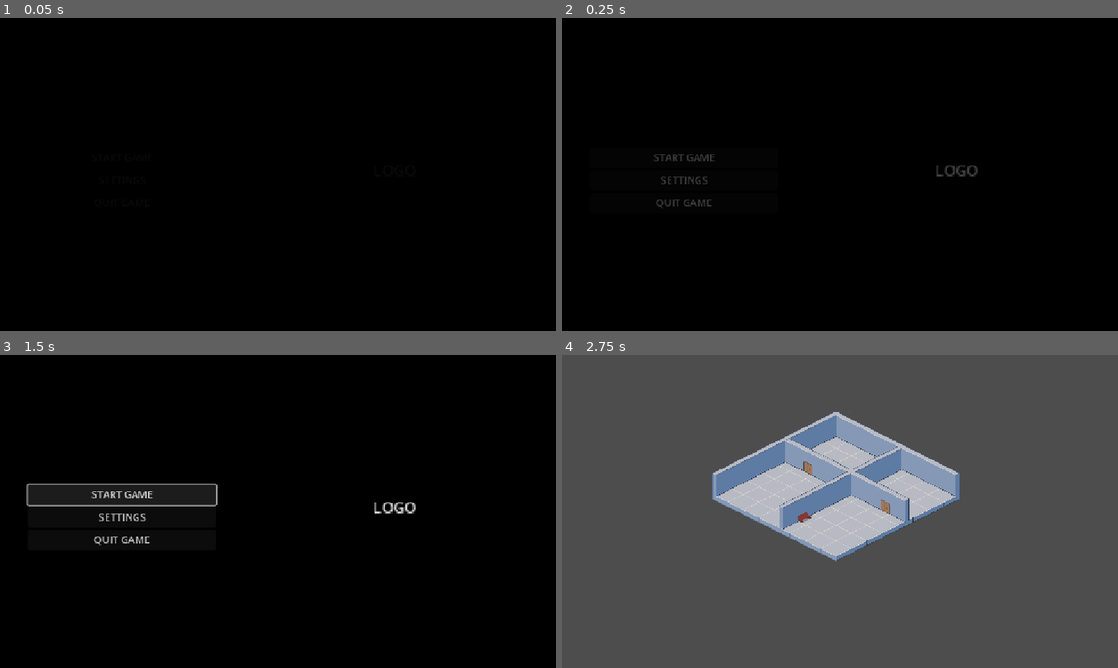
Above: before the commit, frames 1-4 (two rows, left to right).
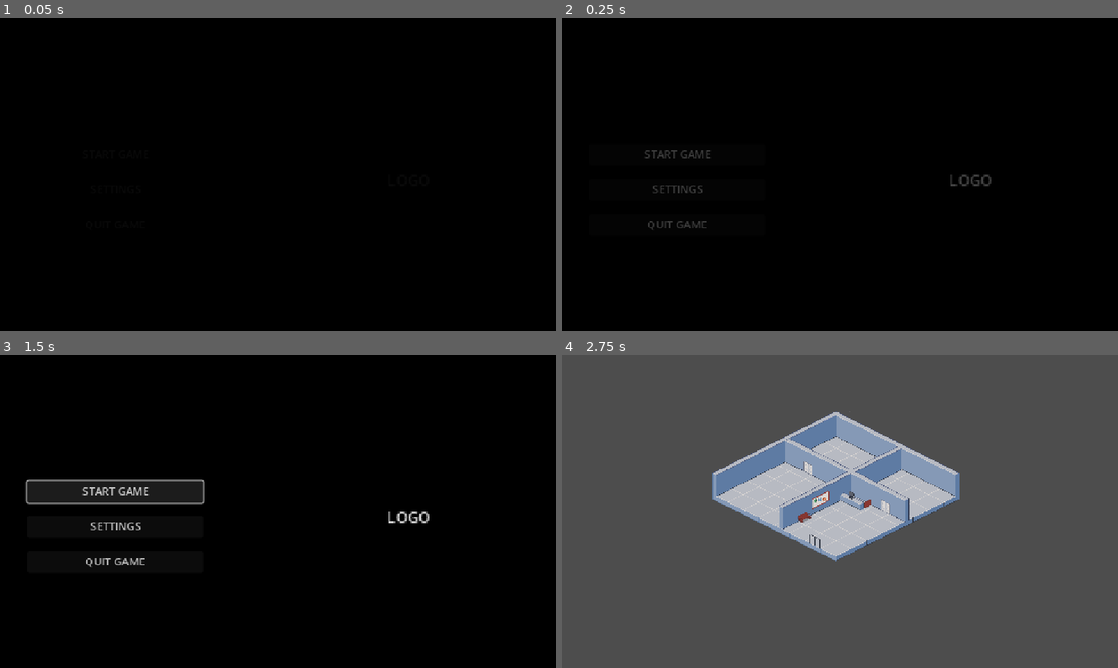
Above: after the commit, the same moments.

Repository: g3evorz/Thera-Cup-Manage-Your-Clinic
Game: Godot game, scene res://scene/home_screen.tscn
The game is run twice, just before and just after one commit, with the same random seed, the same clock (stepped at 60 frames per second) and the same inputs.
Inputs:
- Up to frame 1 (0.05 s): no input
- Up to frame 2 (0.25 s): no input
- Up to frame 3 (1.5 s): click "SETTINGS" at 0.5 s; click "START GAME" at 1.25 s
- Up to frame 4 (2.75 s): click "START GAME" at 2 s

The runs differ from the first frame. In frame 2, 0.8% of the frame differs, in the area x 15-78%, y 42-68%; in frame 3, 2.3%, in the area x 4-78%, y 39-68%; in frame 4, 0.4%.
Error in both runs: Cannot call method 'change_scene_to_file' on a null value. (res://scripts/home_screen.gd:13)

Commit message:
perbaikan dikit

Diff:
--- a/scene/clinic.tscn
+++ b/scene/clinic.tscn
@@ -10,7 +10,11 @@
 [ext_resource type="Texture2D" uid="uid://b12a6qcta5tlh" path="res://Texture/Chair_left.png" id="5_b1va5"]
 [ext_resource type="Texture2D" uid="uid://u1etossvldjt" path="res://Texture/Wall_corner.png" id="5_hgldb"]
 [ext_resource type="Texture2D" uid="uid://8h5fpl4t0ar0" path="res://Texture/Wall_left_border.png" id="5_pin8a"]
+[ext_resource type="Texture2D" uid="uid://ptw1kauc3mty" path="res://Texture/wall_magazine.png" id="7_7fxwm"]
 [ext_resource type="Texture2D" uid="uid://dwm06t8i6wts" path="res://Texture/Wall_right_corner.png" id="8_48us0"]
+[ext_resource type="Texture2D" uid="uid://dye1c7vnaynxq" path="res://Texture/banner.png" id="8_0155a"]
+[ext_resource type="Texture2D" uid="uid://cmkkwjp1ofox0" path="res://Texture/Floor_door.png" id="9_0155a"]
+[ext_resource type="Texture2D" uid="uid://dmsrakorbeoib" path="res://Texture/dashboard.png" id="10_sp6e0"]
 
 [sub_resource type="TileSetAtlasSource" id="TileSetAtlasSource_vf3xj"]
 texture = ExtResource("2_vf3xj")
@@ -44,6 +48,35 @@
 0:0/size_in_atlas = Vector2i(1, 2)
 0:0/0 = 0
 0:0/0/texture_origin = Vector2i(0, 24)
+
+[sub_resource type="TileSetAtlasSource" id="TileSetAtlasSource_2feik"]
+texture = ExtResource("7_7fxwm")
+texture_region_size = Vector2i(64, 32)
+0:0/size_in_atlas = Vector2i(1, 2)
+0:0/0 = 0
+0:0/0/texture_origin = Vector2i(0, -15)
+
+[sub_resource type="TileSetAtlasSource" id="TileSetAtlasSource_3r8i4"]
+texture = ExtResource("8_0155a")
+texture_region_size = Vector2i(64, 32)
+0:0/size_in_atlas = Vector2i(1, 2)
+0:0/0 = 0
+0:0/0/texture_origin = Vector2i(0, -15)
+
+[sub_resource type="TileSetAtlasSource" id="TileSetAtlasSource_07jhk"]
+texture = ExtResource("9_0155a")
+texture_region_size = Vector2i(64, 32)
+0:0/size_in_atlas = Vector2i(1, 2)
+0:0/0 = 0
+0:0/0/texture_origin = Vector2i(0, 6)
+
+[sub_resource type="TileSetAtlasSource" id="TileSetAtlasSource_u021v"]
+texture = ExtResource("10_sp6e0")
+texture_region_size = Vector2i(64, 32)
+0:0/size_in_atlas = Vector2i(1, 2)
+0:0/0 = 0
+0:0/0/texture_origin = Vector2i(-9, 0)
+0:0/0/y_sort_origin = -10
 
 [sub_resource type="TileSetAtlasSource" id="TileSetAtlasSource_sp6e0"]
 texture = ExtResource("4_hgldb")
@@ -117,6 +150,10 @@
 sources/10 = SubResource("TileSetAtlasSource_dl8bk")
 sources/12 = SubResource("TileSetAtlasSource_fxxox")
 sources/11 = SubResource("TileSetAtlasSource_wnowi")
+sources/13 = SubResource("TileSetAtlasSource_2feik")
+sources/14 = SubResource("TileSetAtlasSource_3r8i4")
+sources/15 = SubResource("TileSetAtlasSource_07jhk")
+sources/16 = SubResource("TileSetAtlasSource_u021v")
 
 [node name="Clinic" type="Node2D"]
 
@@ -129,7 +166,7 @@
 position = Vector2(-137, -20)
 tile_set = SubResource("TileSet_duryh")
 format = 2
-layer_0/tile_data = PackedInt32Array(-131070, 7, 0, -196607, …(171 unchanged characters)… 35, 7, 0, -65533, 7, 0, 3, 7, 0, 65539, 7, 0, 65538, 7, 0, 65537, 7, 0, 65536, 7, …(612 unchanged characters)…
+layer_0/tile_data = PackedInt32Array(-131070, 7, 0, -196607, …(171 unchanged characters)… 35, 7, 0, -65533, 7, 0, 3, 7, 0, 65539, 15, 0, 65538, 7, 0, 65537, 7, 0, 65536, 7, …(612 unchanged characters)…
 layer_1/name = "Layer1"
 layer_1/y_sort_origin = 1
 layer_1/z_index = 1
@@ -138,3 +175,7 @@
 layer_2/y_sort_origin = 1
 layer_2/z_index = 1
 layer_2/tile_data = PackedInt32Array(-458752, 6, 0, -393216, 0, 0, -327680, 0, 0, -262143, 1, 0, -262142, 10, 0, -262141, 9, 0, 65537, 12, 0, -196608, 0, 0, -131072, 0, 0, -65536, 0, 0, -262144, 2, 0, -196609, 1, 0, -196610, 1, 0, -196611, 10, 0, -196612, 1, 0, 1, 11, 1)
+layer_3/name = "Layer3"
+layer_3/y_sort_origin = 1
+layer_3/z_index = 1
+layer_3/tile_data = PackedInt32Array(-131072, 13, 0, -196607, 16, 0)
--- a/scene/home_screen.tscn
+++ b/scene/home_screen.tscn
@@ -7,7 +7,7 @@
 tracks/0/type = "value"
 tracks/0/imported = false
 tracks/0/enabled = true
-tracks/0/path = NodePath("ColorRect:modulate")
+tracks/0/path = NodePath("MarginContainer/ColorRect:modulate")
 tracks/0/interp = 1
 tracks/0/loop_wrap = true
 tracks/0/keys = {
@@ -22,7 +22,7 @@
 tracks/0/type = "value"
 tracks/0/imported = false
 tracks/0/enabled = true
-tracks/0/path = NodePath("ColorRect:modulate")
+tracks/0/path = NodePath("MarginContainer/ColorRect:modulate")
 tracks/0/interp = 1
 tracks/0/loop_wrap = true
 tracks/0/keys = {
@@ -37,7 +37,7 @@
 tracks/0/type = "value"
 tracks/0/imported = false
 tracks/0/enabled = true
-tracks/0/path = NodePath("ColorRect:modulate")
+tracks/0/path = NodePath("MarginContainer/ColorRect:modulate")
 tracks/0/interp = 1
 tracks/0/loop_wrap = true
 tracks/0/keys = {
@@ -57,115 +57,137 @@
 [node name="ColorRect" type="Control"]
 custom_minimum_size = Vector2(900, 600)
 layout_mode = 3
-anchors_preset = 0
-offset_right = 1928.0
-offset_bottom = 720.0
+anchors_preset = 15
+anchor_right = 1.0
+anchor_bottom = 1.0
+grow_horizontal = 2
+grow_vertical = 2
 script = ExtResource("1_uh1ad")
 
 [node name="hitam" type="ColorRect" parent="."]
-layout_mode = 0
-offset_right = 1166.0
-offset_bottom = 662.0
+layout_mode = 1
+anchors_preset = 15
+anchor_right = 1.0
+anchor_bottom = 1.0
+grow_horizontal = 2
+grow_vertical = 2
 color = Color(0, 0, 0, 1)
 
-[node name="ColorRect" type="ColorRect" parent="."]
+[node name="AnimationPlayer" type="AnimationPlayer" parent="."]
+libraries = {
+&"": SubResource("AnimationLibrary_u6xp0")
+}
+
+[node name="MarginContainer" type="MarginContainer" parent="."]
+layout_mode = 1
+anchors_preset = 15
+anchor_right = 1.0
+anchor_bottom = 1.0
+grow_horizontal = 2
+grow_vertical = 2
+metadata/_edit_use_anchors_ = true
+
+[node name="ColorRect" type="ColorRect" parent="MarginContainer"]
 modulate = Color(1, 1, 1, 0)
-layout_mode = 0
-offset_right = 1162.0
-offset_bottom = 660.0
+layout_mode = 2
 color = Color(0, 0, 0, 1)
 
-[node name="VBoxContainer" type="VBoxContainer" parent="ColorRect"]
+[node name="MarginContainer" type="MarginContainer" parent="MarginContainer/ColorRect"]
+layout_mode = 1
+anchors_preset = 4
+anchor_top = 0.5
+anchor_bottom = 0.5
+offset_top = -120.0
+offset_right = 300.0
+offset_bottom = 120.0
+grow_vertical = 2
+scale = Vector2(1.4, 1.4)
+theme_override_constants/margin_left = 40
+theme_override_constants/margin_top = 40
+
+[node name="VBoxContainer" type="VBoxContainer" parent="MarginContainer/ColorRect/MarginContainer"]
 custom_minimum_size = Vector2(200, 200)
-layout_mode = 1
-anchors_preset = -1
-anchor_left = 0.0488851
-anchor_top = 0.412308
-anchor_right = 0.0488851
-anchor_bottom = 0.412308
-offset_left = 0.195541
-offset_top = -4.12308
-offset_right = 300.196
-offset_bottom = 195.877
-scale = Vector2(1.3, 1.3)
+layout_mode = 2
+theme_override_constants/separation = 20
 
-[node name="Start" type="Button" parent="ColorRect/VBoxContainer"]
+[node name="Start" type="Button" parent="MarginContainer/ColorRect/MarginContainer/VBoxContainer"]
 layout_mode = 2
 text = "START GAME"
 
-[node name="Settings" type="Button" parent="ColorRect/VBoxContainer"]
+[node name="Settings" type="Button" parent="MarginContainer/ColorRect/MarginContainer/VBoxContainer"]
 layout_mode = 2
 text = "SETTINGS"
 
-[node name="Quit" type="Button" parent="ColorRect/VBoxContainer"]
+[node name="Quit" type="Button" parent="MarginContainer/ColorRect/MarginContainer/VBoxContainer"]
 layout_mode = 2
 text = "QUIT GAME"
 
-[node name="Label" type="Label" parent="ColorRect"]
+[node name="Label" type="Label" parent="MarginContainer/ColorRect"]
 layout_mode = 1
 anchors_preset = 6
 anchor_left = 1.0
 anchor_top = 0.5
 anchor_right = 1.0
 anchor_bottom = 0.5
-offset_left = -391.0
-offset_top = -76.0
-offset_right = -314.0
-offset_bottom = -13.0
+offset_left = -352.0
+offset_top = -11.5
+offset_right = -306.0
+offset_bottom = 11.5
 grow_horizontal = 0
 grow_vertical = 2
 scale = Vector2(2, 2)
 text = "LOGO"
 vertical_alignment = 1
 
-[node name="popup" type="Control" parent="ColorRect"]
+[node name="popup" type="Control" parent="MarginContainer/ColorRect"]
 layout_mode = 1
-anchor_left = 0.390706
-anchor_top = 0.363636
-anchor_right = 0.390706
-anchor_bottom = 0.363636
-offset_right = 40.0
-offset_bottom = 40.0
+anchors_preset = 8
+anchor_left = 0.5
+anchor_top = 0.5
+anchor_right = 0.5
+anchor_bottom = 0.5
+offset_left = -126.0
+offset_top = -74.0
+offset_right = -126.0
+offset_bottom = -74.0
+grow_horizontal = 2
+grow_vertical = 2
 metadata/_edit_use_anchors_ = true
 
-[node name="ColorRect" type="ColorRect" parent="ColorRect/popup"]
+[node name="ColorRect" type="ColorRect" parent="MarginContainer/ColorRect/popup"]
 layout_mode = 1
 offset_right = 256.0
 offset_bottom = 130.0
 color = Color(0.46164, 0.513616, 0.77232, 1)
 
-[node name="Warning" type="VBoxContainer" parent="ColorRect/popup"]
+[node name="Warning" type="VBoxContainer" parent="MarginContainer/ColorRect/popup"]
 layout_mode = 1
+offset_top = 20.0
 offset_right = 200.0
-offset_bottom = 100.0
+offset_bottom = 120.0
 scale = Vector2(1.3, 1.3)
 
-[node name="Label" type="Label" parent="ColorRect/popup/Warning"]
+[node name="Label" type="Label" parent="MarginContainer/ColorRect/popup/Warning"]
 layout_mode = 2
 text = "Iyakah?"
 horizontal_alignment = 1
 
-[node name="Choiches" type="HBoxContainer" parent="ColorRect/popup/Warning"]
+[node name="Choiches" type="HBoxContainer" parent="MarginContainer/ColorRect/popup/Warning"]
 layout_mode = 2
 size_flags_horizontal = 4
 
-[node name="Yes" type="Button" parent="ColorRect/popup/Warning/Choiches"]
+[node name="Yes" type="Button" parent="MarginContainer/ColorRect/popup/Warning/Choiches"]
 layout_mode = 2
 text = "Iyah
 "
 
-[node name="No" type="Button" parent="ColorRect/popup/Warning/Choiches"]
+[node name="No" type="Button" parent="MarginContainer/ColorRect/popup/Warning/Choiches"]
 layout_mode = 2
 text = "Enggak"
 
-[node name="AnimationPlayer" type="AnimationPlayer" parent="."]
-libraries = {
-&"": SubResource("AnimationLibrary_u6xp0")
-}
-
-[connection signal="pressed" from="ColorRect/VBoxContainer/Start" to="." method="_on_start_pressed"]
-[connection signal="pressed" from="ColorRect/VBoxContainer/Settings" to="." method="_on_settings_pressed"]
-[connection signal="pressed" from="ColorRect/VBoxContainer/Quit" to="." method="_on_quit_pressed"]
-[connection signal="pressed" from="ColorRect/popup/Warning/Choiches/Yes" to="." method="_on_yes_pressed"]
-[connection signal="pressed" from="ColorRect/popup/Warning/Choiches/No" to="." method="_on_no_pressed"]
 [connection signal="ready" from="AnimationPlayer" to="." method="_on_animation_player_ready"]
+[connection signal="pressed" from="MarginContainer/ColorRect/MarginContainer/VBoxContainer/Start" to="." method="_on_start_pressed"]
+[connection signal="pressed" from="MarginContainer/ColorRect/MarginContainer/VBoxContainer/Settings" to="." method="_on_settings_pressed"]
+[connection signal="pressed" from="MarginContainer/ColorRect/MarginContainer/VBoxContainer/Quit" to="." method="_on_quit_pressed"]
+[connection signal="pressed" from="MarginContainer/ColorRect/popup/Warning/Choiches/Yes" to="." method="_on_yes_pressed"]
+[connection signal="pressed" from="MarginContainer/ColorRect/popup/Warning/Choiches/No" to="." method="_on_no_pressed"]
--- a/scripts/home_screen.gd
+++ b/scripts/home_screen.gd
@@ -1,6 +1,6 @@
 extends Control
 @onready var animation_player = $AnimationPlayer
-@onready var popup = $ColorRect/popup
+@onready var popup = $MarginContainer/ColorRect/popup
 
 func _ready() -> void:
 	animation_player.play("fade_in")
Binary file changed: Texture/Chair_left.png
Binary file added: Texture/Floor_door.png
Not shown, added: Texture/Floor_door.png.import
Binary file changed: Texture/Wall_right_door.png
Binary file added: Texture/banner.png
Not shown, added: Texture/banner.png.import
Binary file added: Texture/dashboard.png
Not shown, added: Texture/dashboard.png.import
Binary file added: Texture/pallete.ase
Binary file added: Texture/wall_magazine.ase
Binary file added: Texture/wall_magazine.png
Not shown, added: Texture/wall_magazine.png.import
(and 1 more such lines)
